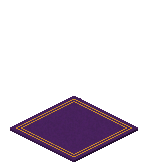
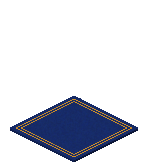
Layers edited between the first and the second 148x164 image:
pixels changed over (x1=10, y1=96, x2=138, y2=162) (layer not identified)
